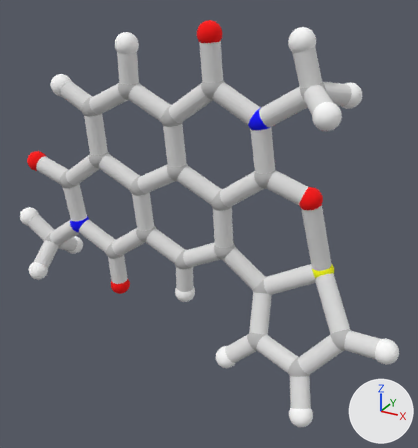
Two versions of the glTF model backend/pndit/Dimethyl_Naphthalene_Dicarboximide_Phi_30_Theta_160_Thiophene/color.glb, one commit apart.
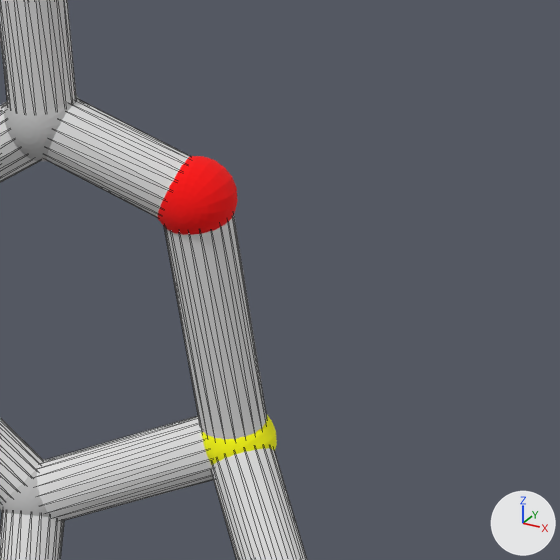
Old and new are each drawn whole from a 50 mm lens placed at (7.48, -12.45, 5.85), pointed at (0.63, 0.01, -0.38) and again close up on the part from 60% to 100% of the width and 31% to 68% of the height. Lighting does not change. The marker at lower right points along +X, +Y and +Z. The close-ups show mesh edges as thin lines. Where no turn or scale is listed for an object, it has been applied to the vertices.

Names of what the first close-up shows: 'grp1', 'grp12309', 'grp13757', 'grp14119'.
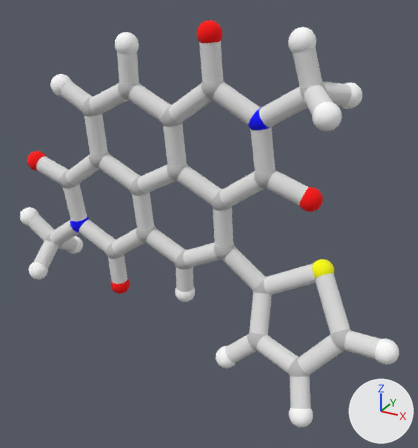
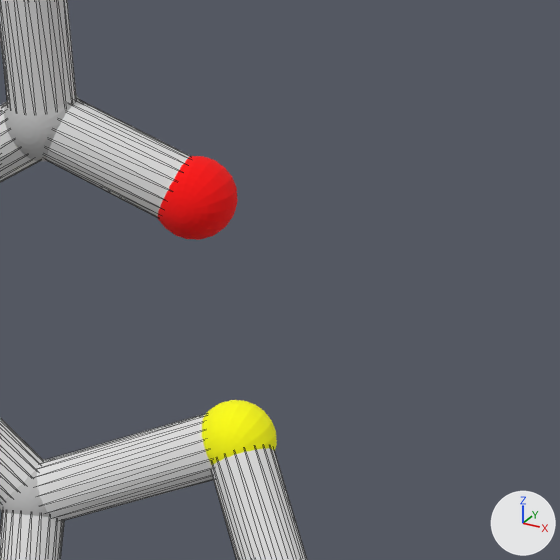
Boxes [x1, y1, x2, y2] around the edits, measured in the close-ups (560 x 560 px):
```json
{"part": 1, "of": "me_grp14119", "change": "deleted", "before": [164, 216, 267, 439]}
```

The change, as JSON lines over the scene's bpy script:
```json
{"block": "me_grp14119", "where": "me_grp14119.from_pydata(...)  # 1760 vertices, 3344 faces; spans x -6.15..5.72, y -1.58..1.1, z -4.49..4.51"}
{"block": "me_grp14119", "where": "# used by ob_grp14119; location = (0.0, 0.0, 0.0)"}
{"block": "me_grp14119", "change": "me_grp14119 part 1: the loose piece of 40 vertices spanning x 3.08..3.93, y -0.07..0.73, z -1.29..0.83 is deleted"}
```
